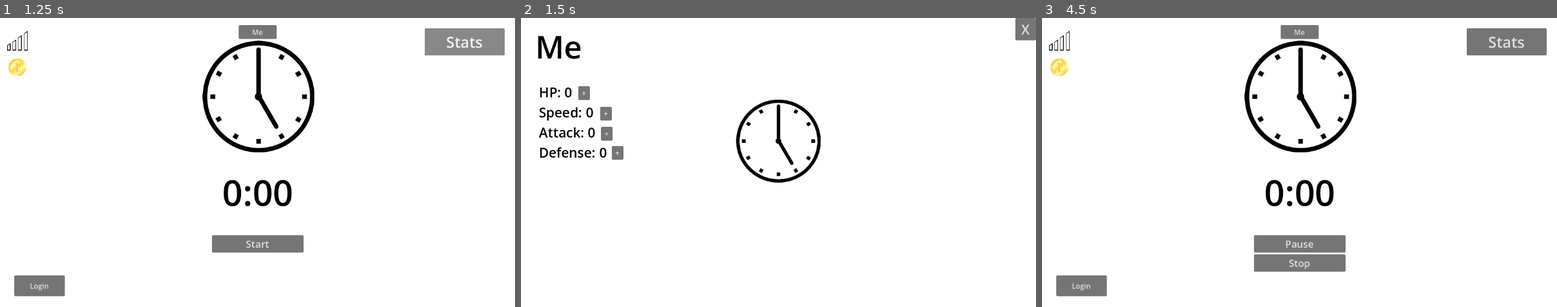
Above: before the commit, frames 1-3 (left to right).
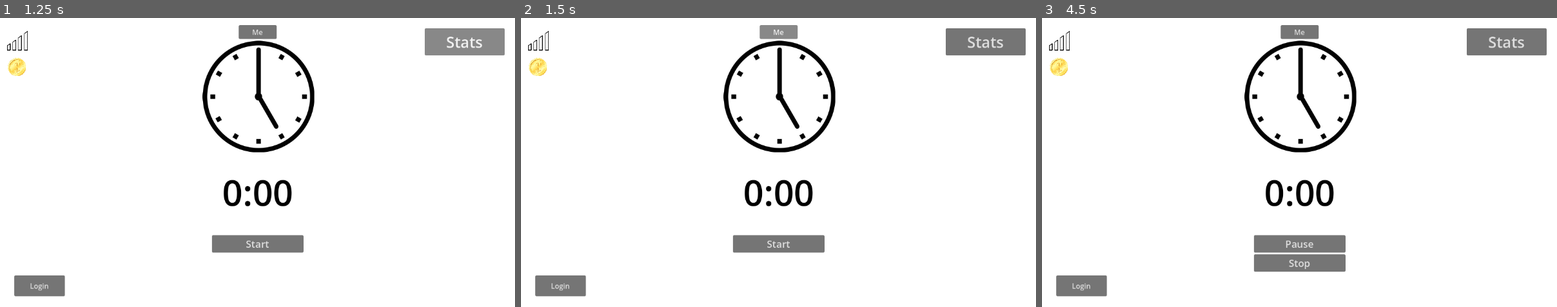
Above: after the commit, the same moments.

Repository: VeryUsual/pace
Game: Godot game, scene res://scenes/startup.tscn
Same seed, same stepped clock (60 frames per second), same inputs: the game is played once before the commit and once after it.
Inputs (mouse positions are in pixels of both pictures, inside the frame that each line leads up to):
- Up to frame 1 (1.25 s): click "Stats" at 0.5 s
- Up to frame 2 (1.5 s): click "Me" at 1.25 s
- Up to frame 3 (4.5 s): click (1129, 133) at 2 s, where only the run before the commit has a clickable "+"; click (1139, 153) at 2.75 s, where only the run before the commit has a clickable "+"; click (1546, 29) at 3.5 s, where only the run before the commit has a clickable "X"; click "Start" at 4.25 s

Frame 1 is identical in both runs. In frame 2, 8.5% of the frame differs, in the area x 1-100%, y 0-97%; in frame 3, nothing differs.

Commit message:
category pie chart and stats buying

Diff:
--- a/PaceClientApp/scenes/me_scene.tscn
+++ b/PaceClientApp/scenes/me_scene.tscn
@@ -24,8 +24,8 @@
 layout_mode = 0
 offset_left = 32.0
 offset_top = 16.0
-offset_right = 338.0
-offset_bottom = 71.0
+offset_right = 1018.0
+offset_bottom = 112.0
 theme_override_colors/font_color = Color(0, 0, 0, 1)
 theme_override_font_sizes/font_size = 70
 text = "Me"
@@ -41,7 +41,10 @@
 text = "HP: 0
 Speed: 0
 Attack: 0
-Defense: 0"
+Defense: 0
+
+Price: 5 gold
+for each upgrade"
 
 [node name="BuyButtons" type="Node" parent="." unique_id=1918936237]
 
@@ -51,6 +54,8 @@
 anchor_top = 0.2361111
 anchor_right = 0.13368055
 anchor_bottom = 0.28395063
+offset_left = 130.0
+offset_right = 130.0
 text = "+"
 metadata/_edit_use_anchors_ = true
 
@@ -60,31 +65,33 @@
 anchor_top = 0.30709878
 anchor_right = 0.17621528
 anchor_bottom = 0.35493827
+offset_left = 82.0
+offset_right = 82.0
 text = "+"
 metadata/_edit_use_anchors_ = true
 
-[node name="Speed2" type="Button" parent="BuyButtons" unique_id=1620993129]
+[node name="Attack" type="Button" parent="BuyButtons" unique_id=1620993129]
 anchors_preset = -1
 anchor_left = 0.15364583
 anchor_top = 0.30709878
 anchor_right = 0.17621528
 anchor_bottom = 0.35493827
-offset_left = 2.0
+offset_left = 82.0
 offset_top = 45.0
-offset_right = 2.0
+offset_right = 82.0
 offset_bottom = 45.0
 text = "+"
 metadata/_edit_use_anchors_ = true
 
-[node name="Speed3" type="Button" parent="BuyButtons" unique_id=1924282012]
+[node name="Defense" type="Button" parent="BuyButtons" unique_id=1924282012]
 anchors_preset = -1
 anchor_left = 0.15364583
 anchor_top = 0.30709878
 anchor_right = 0.17621528
 anchor_bottom = 0.35493827
-offset_left = 26.0
+offset_left = 82.0
 offset_top = 88.0
-offset_right = 26.0
+offset_right = 82.0
 offset_bottom = 88.0
 text = "+"
 metadata/_edit_use_anchors_ = true
@@ -105,4 +112,8 @@
 theme_override_font_sizes/font_size = 30
 text = "X"
 
+[connection signal="pressed" from="BuyButtons/HP" to="." method="_on_hp_pressed"]
+[connection signal="pressed" from="BuyButtons/Speed" to="." method="_on_speed_pressed"]
+[connection signal="pressed" from="BuyButtons/Attack" to="." method="_on_attack_pressed"]
+[connection signal="pressed" from="BuyButtons/Defense" to="." method="_on_defense_pressed"]
 [connection signal="pressed" from="XButton" to="." method="_on_x_button_pressed"]
--- a/PaceClientApp/scenes/stats_scene.tscn
+++ b/PaceClientApp/scenes/stats_scene.tscn
@@ -1,6 +1,7 @@
 [gd_scene format=3 uid="uid://326jvibowtcy"]
 
 [ext_resource type="Script" uid="uid://bse43lx0vdn8w" path="res://scripts/stats_scene.gd" id="1_my1ss"]
+[ext_resource type="Script" uid="uid://5dq6qjpyy13w" path="res://scripts/pie_chart.gd" id="2_wmwr8"]
 
 [node name="StatsScene" type="Control" unique_id=2081700373]
 layout_mode = 3
@@ -250,6 +251,18 @@
 theme_override_font_sizes/font_size = 21
 text = "Settings"
 
+[node name="CategoriesPieChart" type="Control" parent="." unique_id=1916514090]
+anchors_preset = 0
+offset_left = 848.0
+offset_top = 168.0
+offset_right = 1095.0
+offset_bottom = 325.0
+script = ExtResource("2_wmwr8")
+elements = Dictionary[String, float]({
+"Loading": 99.0
+})
+metadata/_custom_type_script = "uid://5dq6qjpyy13w"
+
 [connection signal="pressed" from="BackButton" to="." method="_on_back_button_pressed"]
 [connection signal="pressed" from="ExportButton" to="." method="_on_export_button_pressed"]
 [connection signal="pressed" from="SettingsButton" to="." method="_on_settings_button_pressed"]
--- a/PaceClientApp/scripts/main_scene.gd
+++ b/PaceClientApp/scripts/main_scene.gd
@@ -37,7 +37,6 @@
 	if response_code == 200:
 		var json = JSON.new()
 		if json.parse_string(body.get_string_from_utf8())["sessions"] != null:
-			print(body.get_string_from_utf8())
 			sessions = json.parse_string(body.get_string_from_utf8())["sessions"]
 
 			var time_logs = []
--- a/PaceClientApp/scripts/me_scene.gd
+++ b/PaceClientApp/scripts/me_scene.gd
@@ -1,4 +1,122 @@
 extends Control
+
+var pace_server
+var pace_username
+var pace_password
+
+func _ready() -> void:
+	$StatsLabel.visible = false
+
+	var config = ConfigFile.new()
+	var error = config.load("user://serverconfig.cfg.pace")
+	if error == OK:
+		pace_server = config.get_value("serverconfig", "paceserver")
+		pace_username = config.get_value("serverconfig", "paceusername")
+		pace_password = config.get_value("serverconfig", "pacepassword")
+		var http_req = HTTPRequest.new()
+		add_child(http_req)
+		http_req.connect("request_completed", _on_got_purchases)
+		var auth=str("Basic ", Marshalls.utf8_to_base64(str(pace_username, ":", pace_password)))
+		var headers=["Content-Type: application/json","Authorization: "+auth]
+		http_req.request(pace_server + "/api/purchases", headers)
+	else:
+		get_tree().change_scene_to_file("res://scenes/main_scene.tscn")
+
+func _on_got_purchases(result, response_code, headers, body):
+	if response_code == 200:
+		var amounts = {
+			"hp": 0,
+			"speed": 0,
+			"attack": 0,
+			"defense": 0
+		}
+
+		var json = JSON.new()
+		if json.parse_string(body.get_string_from_utf8())["purchases"] != null:
+			var purchases: Array = json.parse_string(body.get_string_from_utf8())["purchases"]
+			for purchase in purchases:
+				amounts[purchase["Item"]] += 1
+		else:
+			$StatsLabel.visible = true
+			return
+
+		$StatsLabel.text = """HP: """ + str(amounts["hp"]) + """
+Speed: """ + str(amounts["speed"]) + """
+Attack: """ + str(amounts["attack"]) + """
+Defense: """ + str(amounts["defense"]) + """
+
+Price: 5 gold
+for each upgrade"""
+		$StatsLabel.visible = true
+	else:
+		get_tree().change_scene_to_file("res://scenes/main_scene.tscn")
 
 func _on_x_button_pressed() -> void:
 	get_tree().change_scene_to_file("res://scenes/main_scene.tscn")
+
+func _on_hp_pressed() -> void:
+	var config = ConfigFile.new()
+	var error = config.load("user://serverconfig.cfg.pace")
+	if error == OK:
+		pace_server = config.get_value("serverconfig", "paceserver")
+		pace_username = config.get_value("serverconfig", "paceusername")
+		pace_password = config.get_value("serverconfig", "pacepassword")
+		var http_req = HTTPRequest.new()
+		add_child(http_req)
+		http_req.connect("request_completed", _reload)
+		var auth=str("Basic ", Marshalls.utf8_to_base64(str(pace_username, ":", pace_password)))
+		var headers=["Content-Type: application/json","Authorization: "+auth]
+		http_req.request(pace_server + "/api/purchase?item=hp&price=5", headers)
+
+func _on_speed_pressed() -> void:
+	var config = ConfigFile.new()
+	var error = config.load("user://serverconfig.cfg.pace")
+	if error == OK:
+		pace_server = config.get_value("serverconfig", "paceserver")
+		pace_username = config.get_value("serverconfig", "paceusername")
+		pace_password = config.get_value("serverconfig", "pacepassword")
+		var http_req = HTTPRequest.new()
+		add_child(http_req)
+		http_req.connect("request_completed", _reload)
+		var auth=str("Basic ", Marshalls.utf8_to_base64(str(pace_username, ":", pace_password)))
+		var headers=["Content-Type: application/json","Authorization: "+auth]
+		http_req.request(pace_server + "/api/purchase?item=speed&price=5", headers)
+
+func _on_attack_pressed() -> void:
+	var config = ConfigFile.new()
+	var error = config.load("user://serverconfig.cfg.pace")
+	if error == OK:
+		pace_server = config.get_value("serverconfig", "paceserver")
+		pace_username = config.get_value("serverconfig", "paceusername")
+		pace_password = config.get_value("serverconfig", "pacepassword")
+		var http_req = HTTPRequest.new()
+		add_child(http_req)
+		http_req.connect("request_completed", _reload)
+		var auth=str("Basic ", Marshalls.utf8_to_base64(str(pace_username, ":", pace_password)))
+		var headers=["Content-Type: application/json","Authorization: "+auth]
+		http_req.request(pace_server + "/api/purchase?item=attack&price=5", headers)
+
+func _on_defense_pressed() -> void:
+	var config = ConfigFile.new()
+	var error = config.load("user://serverconfig.cfg.pace")
+	if error == OK:
+		pace_server = config.get_value("serverconfig", "paceserver")
+		pace_username = config.get_value("serverconfig", "paceusername")
+		pace_password = config.get_value("serverconfig", "pacepassword")
+		var http_req = HTTPRequest.new()
+		add_child(http_req)
+		http_req.connect("request_completed", _reload)
+		var auth=str("Basic ", Marshalls.utf8_to_base64(str(pace_username, ":", pace_password)))
+		var headers=["Content-Type: application/json","Authorization: "+auth]
+		http_req.request(pace_server + "/api/purchase?item=defense&price=5", headers)
+
+func _reload(result, response_code, headers, body):
+	if response_code == 400:
+		$MeLabel.text = "Insufficent Balance"
+		await get_tree().create_timer(0.5).timeout
+		$MeLabel.text = "Me"
+	else:
+		reload()
+
+func reload():
+	print()
--- /dev/null
+++ b/PaceClientApp/scripts/pie_chart.gd
@@ -0,0 +1,285 @@
+## SOURCE: https://github.com/GabrielRMCorrea/Godot-PieChart/blob/main/pie_chart.gd
+
+## A configurable pie/doughnut chart node with dynamic legends and color schemes.,
+## [b]Usage:[/b] Assign data via the [code]elements[/code] property and customize styles in the inspector.
+class_name PieChart
+extends Control
+
+enum ColorScaleOptions {
+	## Vibrating colors.
+	ALTERNATING_HUE,
+	## Pastel colors.
+	OKHSL,
+	## Custom gradient (assign [code]scale_gradient[/code]).
+	GRADIENT_,
+	## Manually specify colors in [code]custom_scale[/code] (colors will repeat itself if custom_scale array size is smaller than the number of elements with value >0).
+	CUSTOM,
+}
+
+enum LegendStyleOptions {
+	## Labels connected to slices with lines
+	DIRECT_LINE,
+	## Labels placed near slices.
+	DIRECT_LABEL,
+	## Legend displayed on the right side.
+	SIDE_LEGEND,
+}
+
+enum LabelVisibilityOptions {
+	## Labels only show percentages
+	ONLY_PERCENTAGES,
+	## Labels only show data distribution
+	ONLY_DATA,
+	## Labels shows both, data and percentages
+	DATA_AND_PERCENTAGES
+}
+## Data to visualize. Keys are labels (e.g., "Category A"), values are numbers.
+## [b]Note:[/b] Values <= 0 will be ignored.
+@export var elements: Dictionary[String, float]
+@export_category("Text Management")
+@export var title: String
+@export var legend_style: LegendStyleOptions = LegendStyleOptions.DIRECT_LINE
+@export var use_translation_server: bool = true
+@export var data_prefix: String = ""
+@export var data_suffix: String = ""
+@export var label_visibility: LabelVisibilityOptions = LabelVisibilityOptions.ONLY_PERCENTAGES
+@export_category("Doughnut Shape")
+@export var doughnut_shape: bool = true
+## Text displayed at the center of the chart (only for doughnut shapes).
+@export var center_text: String  # if doughnut_shape
+@export var center_proportion: float = 60.0  # if doughnut_shape
+@export_category("Color Scale")
+@export var color_scale: ColorScaleOptions = ColorScaleOptions.ALTERNATING_HUE
+@export var scale_gradient: Gradient  # if color_scale == GRADIENT_
+@export var custom_scale: Array[Color]  # if color_scale == CUSTOM
+## Border visibility toggles. All borders use [code]border_color[/code]
+@export_category("Borders")
+@export var outer_border : bool = false
+@export var inner_border : bool = false
+@export var lateral_borders : bool = false
+
+@export_group("Style Properties")
+@export var title_text_color: Color = Color.WHITE
+@export var title_font_size: int = 16
+@export var elements_text_color: Color = Color.WHITE
+@export var elements_font_size: int = 16
+@export var center_color: Color = Color.WHITE
+@export var center_text_color: Color = Color.BLACK
+@export var center_text_font_size: int = 16
+@export var line_color: Color = Color.WHITE
+@export var border_color: Color = Color.WHITE
+@export var border_width: float = 1
+@export var font : Font = ThemeDB.fallback_font
+
+## Draws a chart slice between two angles.
+## [b]Note:[/b] Called automatically during [method _draw].
+## @param center: Chart center position in pixels.
+## @param radius: Outer radius of the slice.
+## @param angle_from: Starting angle (degrees).
+## @param angle_to: Ending angle (degrees).
+## @param color: Fill color for the slice.
+func draw_slice(center: Vector2, radius: float, angle_from: float, angle_to: float, color: Color) -> void:
+	var nb_points: int = round((angle_to-angle_from)/5)
+	var outer_arc: Array[Vector2] = []
+	var inner_arc: Array[Vector2] = []
+
+	if doughnut_shape:
+		for i in range(nb_points + 1):
+			var angle_point: float = deg_to_rad(angle_from + i * (angle_to - angle_from) / nb_points)
+			inner_arc.push_front(center + Vector2(cos(angle_point), sin(angle_point)) * (radius*center_proportion/100))
+	else:
+		inner_arc.push_back(center)
+
+	for i in range(nb_points + 1):
+		var angle_point: float = deg_to_rad(angle_from + i * (angle_to - angle_from) / nb_points)
+		outer_arc.push_back(center + Vector2(cos(angle_point), sin(angle_point)) * radius)
+
+	draw_colored_polygon(inner_arc + outer_arc, color)
+	if inner_border and doughnut_shape:
+		draw_polyline(inner_arc, border_color, border_width, true)
+	if outer_border:
+		draw_polyline(outer_arc, border_color, border_width, true)
+
+func _draw() -> void:
+	check_warnings()
+	var radius: float = min(size.x, size.y) / 4.0
+	var center: Vector2 = Vector2(
+		size.x / (3.0 if legend_style == LegendStyleOptions.SIDE_LEGEND else 2.0),
+		size.y / 2.0
+	)
+	var previous_angle: float = 0.0
+	var counter: int = 0
+	var values: Array = elements.values().filter(func(number): return number > 0)
+	var values_size: int = values.size()
+	var total: float = values.reduce(func sum(accum, number): return accum + number) if values else 0.0
+	var separation_lines_parameters: Array = []
+	var max_decimal_step : int = values.map(func(x): return(String.num(x).rsplit(".")[1].trim_suffix("0").length() )).max()
+
+	for key: String in elements:
+		if elements[key] <= 0.0:
+			continue
+
+		# Choosing color
+		var color: Color
+		match color_scale:
+			ColorScaleOptions.ALTERNATING_HUE:
+				@warning_ignore("integer_division")
+				color = Color.from_hsv(
+					1.0 / (values_size + 1) * counter / 2 if counter % 2 == 0
+						else 1.0 / (values_size + 1) * (values_size - counter / 2),
+					0.6 if counter % 4 < 2 else 0.8,
+					0.9
+				)
+
+			ColorScaleOptions.OKHSL:
+				color = Color.from_ok_hsl(
+					1.0 / values_size * counter,
+					1.0,
+					0.8 if counter % 2 else 0.5
+				)
+
+			ColorScaleOptions.GRADIENT_:
+				if scale_gradient:
+					color = scale_gradient.sample(float(counter) / (values_size - 1))
+
+			ColorScaleOptions.CUSTOM:
+				if custom_scale:
+					color = custom_scale[counter % custom_scale.size()]
+
+		counter += 1
+
+		# Drawing elements
+		var percentage: float = elements[key] / (total / 100.0)
+		var current_angle: float = 360.0 * (percentage / 100.0)
+		var angle: float = deg_to_rad(current_angle + previous_angle)
+		var mid_angle: float = angle - deg_to_rad(current_angle / 2.0)
+		var angle_point: Vector2 = Vector2(cos(mid_angle), sin(mid_angle)) * radius
+
+		# The text labels, such as Data name, Data itself and the percentage of distribution
+		var text := ""
+		var label_sep := " - " if legend_style == LegendStyleOptions.SIDE_LEGEND else "\n"
+		text += uses_translate_server(key)
+		if label_visibility in [LabelVisibilityOptions.ONLY_DATA, LabelVisibilityOptions.DATA_AND_PERCENTAGES]:
+			text += label_sep + data_prefix + String.num(elements[key]).pad_decimals(max_decimal_step) + data_suffix
+		if label_visibility in [LabelVisibilityOptions.ONLY_PERCENTAGES, LabelVisibilityOptions.DATA_AND_PERCENTAGES]:
+			text += label_sep + str(snappedf(percentage, 0.01)).pad_decimals(2) + "%"
+
+
+		var label_size: Vector2 = font.get_multiline_string_size(
+			text, HORIZONTAL_ALIGNMENT_CENTER
+		)
+
+		var label_center: Vector2 = Vector2(label_size.x / 2.0, label_size.y / 8.0)
+		var label_position: Vector2
+
+		match legend_style:
+			LegendStyleOptions.DIRECT_LINE:
+				label_position = center - label_center + angle_point * 1.55
+				draw_line(
+					angle_point * 1.05 + center,
+					angle_point * 1.2 + center,
+					line_color,
+					2.0,
+					true
+				)
+
+			LegendStyleOptions.DIRECT_LABEL:
+				var dir_sign: Vector2 = Vector2(sign(cos(mid_angle)), sign(sin(mid_angle)))
+				var offset: Vector2 = Vector2(
+					dir_sign.x * label_size.x / 2.0,
+					dir_sign.y * label_size.y / 2.0
+				)
+				label_position = center - label_center + angle_point * 1.05 + offset
+
+			LegendStyleOptions.SIDE_LEGEND:
+				label_position.x = size.x - label_size.x - (radius / 5.0) - label_size.y
+				label_position.y = label_size.y + (label_size.y + 5.0) * counter + (radius / 5.0)
+				draw_rect(
+					Rect2(
+						Vector2(
+							size.x - (radius / 7.0) - label_size.y,
+							(label_size.y + 5.0) * counter + (radius / 5.0) + 5.0
+						),
+						Vector2.ONE * label_size.y
+					),
+					color
+				)
+
+		draw_multiline_string(
+			font,
+			label_position,
+			text,
+			HORIZONTAL_ALIGNMENT_RIGHT if legend_style == LegendStyleOptions.SIDE_LEGEND \
+				else HORIZONTAL_ALIGNMENT_CENTER,
+			label_size.x,
+			elements_font_size,
+			-1,
+			elements_text_color
+		)
+
+		draw_slice(center, radius, previous_angle, previous_angle + current_angle, color)
+		separation_lines_parameters.append([
+			center + Vector2(cos(angle), sin(angle)) * (radius*center_proportion/100) if doughnut_shape else center,
+			center + Vector2(cos(angle), sin(angle)) * radius,
+			border_color,
+			border_width,
+			true
+		])
+		previous_angle += current_angle
+
+	draw_multiline_string(
+		font,
+		Vector2(35.0, 35.0),
+		uses_translate_server(title),
+		HORIZONTAL_ALIGNMENT_LEFT,
+		size.x -40,
+		title_font_size,
+		-1,
+		title_text_color
+	)
+
+	if lateral_borders:
+		for params in separation_lines_parameters:
+			draw_line.callv(params)
+
+	if doughnut_shape:
+		draw_circle(center, (radius * center_proportion / 100.0) - (border_width if inner_border else 0.0) , center_color, true, -1, true)
+		var label_size: Vector2 = font.get_multiline_string_size(center_text,HORIZONTAL_ALIGNMENT_CENTER,
+			radius,
+			center_text_font_size,
+			-1,
+			TextServer.BREAK_MANDATORY | TextServer.BREAK_WORD_BOUND)
+
+		draw_multiline_string(
+			font,
+			center - Vector2(radius/2,(label_size.y/23 -1) * 6 -6),
+			uses_translate_server(center_text),
+			HORIZONTAL_ALIGNMENT_CENTER,
+			radius,
+			center_text_font_size,
+			-1,
+			center_text_color,
+			TextServer.BREAK_MANDATORY | TextServer.BREAK_WORD_BOUND
+		)
+
+func set_new_data(data: Dictionary[String, float]) -> void:
+	elements = data
+	queue_redraw()
+
+func uses_translate_server(text: String) -> String:
+	if use_translation_server:
+		return tr(text)
+	else:
+		return text
+
+func check_warnings() -> void:
+	if not elements.values().filter(func(number): return number > 0):
+		var data: Dictionary[String, float] = { #draws empty graph, instead of no graph
+			"" : 0
+		}
+		set_new_data(data)
+		push_warning("No elements to display")
+	if color_scale == ColorScaleOptions.GRADIENT_ and not scale_gradient:
+		push_warning("Gradient not found")
+	if color_scale == ColorScaleOptions.CUSTOM and not custom_scale:
+		push_warning("Custom color scale not specified")
--- a/PaceClientApp/scripts/stats_scene.gd
+++ b/PaceClientApp/scripts/stats_scene.gd
@@ -87,6 +87,34 @@
 		$GoalProgressBar.value = time_logged_today
 		$GoalProgressBar.max_value = Globals.goal_per_day
 		$GoalLabel.text = "You have done " + str((time_logged_today/Globals.goal_per_day)*100) + "% of your goal of " + str(Globals.goal_per_day) + " minutes!"
+
+
+		var sessionstotalbycategories = {}
+		for session in sessions:
+			if session["Category"] in sessionstotalbycategories:
+				sessionstotalbycategories[session["Category"]] += int(session["Length_minutes"])
+			else:
+				sessionstotalbycategories[session["Category"]] = int(session["Length_minutes"])
+
+		print(sessionstotalbycategories)
+
+		var total = 0
+		for s in sessionstotalbycategories.values():
+			total += s
+
+		print($CategoriesPieChart.elements)
+
+		if total != 0:
+			var sessionspercentagebycategories: Dictionary[String, float] = {}
+			for session in sessionstotalbycategories:
+				if float(int(sessionstotalbycategories[session]) / total) != 0.0:
+					sessionspercentagebycategories[session] = float(int(sessionstotalbycategories[session]) / total) * 100.0
+
+			print(sessionspercentagebycategories)
+
+			$CategoriesPieChart.set_new_data(sessionspercentagebycategories)
+		else:
+			$CategoriesPieChart.visible = false
 	else:
 		$Label.text = "No data! Start by recording a session!"
 		$GoalLabel.text = "No data! Start by recording a session!"
Not shown, added: PaceClientApp/scripts/pie_chart.gd.uid
